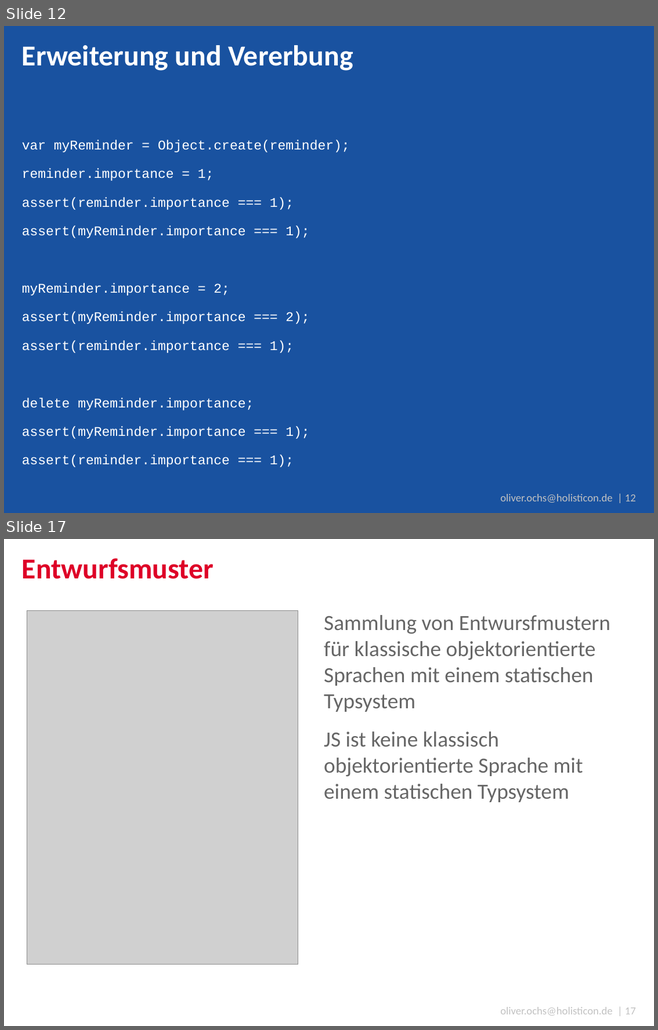
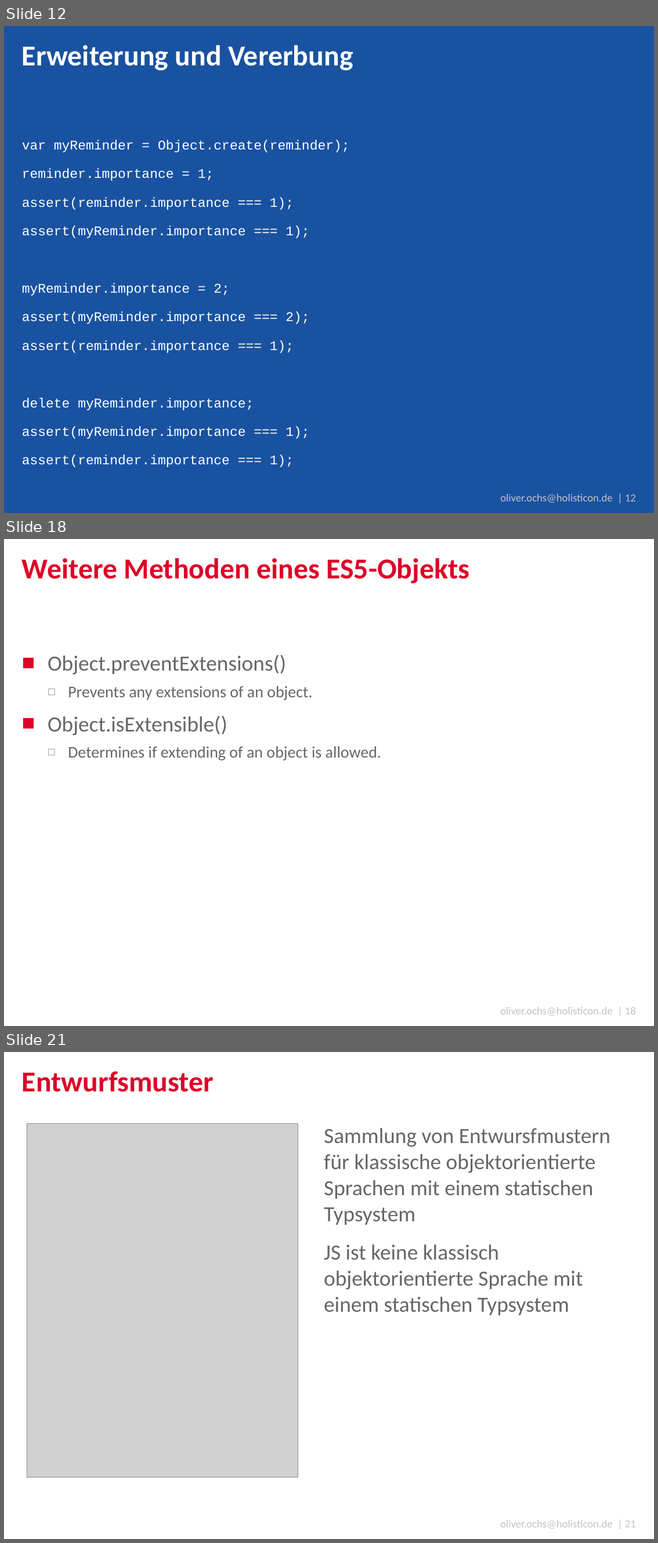
Before and after one commit to simonox/js-workshop, a slide deck: Tag 2.pptx. Shown one above the other, each under a label of ours: slides 12 and 17 before the commit, slides 12, 18 and 21 after it; the slides between them are not shown. The pictures are 658x1030 and 658x1543 pixels, drawn with LibreOffice and Linux fonts; fonts in the diff are those of the drawing; grey boxes stand for pictures; background and template pictures are left out. Boxes give left, top, right and bottom in pixels: in the first picture for what was removed or moved away, otherwise in the second. Text is boxed around its words. In the diff, an @@ line names an element or a change of style, - is before the commit and + after.

Commit message:
More Informations about ES5 objects

```diff
--- a/Tag 2.pptx
+++ b/Tag 2.pptx
@@ slide 18 added at [4,539,654,1026], background #FFFFFF; not listed: 1 template element that a slide beside it also shows @@
@@ title added at [22,558,470,584], 32 pt, text #DE0027, bold @@
+Weitere Methoden eines ES5-Objekts
@@ text added at [48,655,381,761], 18 pt, text #666666 @@
+■ Object.preventExtensions()
+  ◻ Prevents any extensions of an object.
+■ Object.isExtensible()
+  ◻ Determines if extending of an object is allowed.
@@ what was slide 17 is now slide 21 @@
@@ text at [500,1520,636,1529]: text changed @@
-oliver.ochs@holisticon.de | 17
+oliver.ochs@holisticon.de | 21
```
Also in this commit, not shown: 3 slides changed, 3 other slides added, 2 other files.
